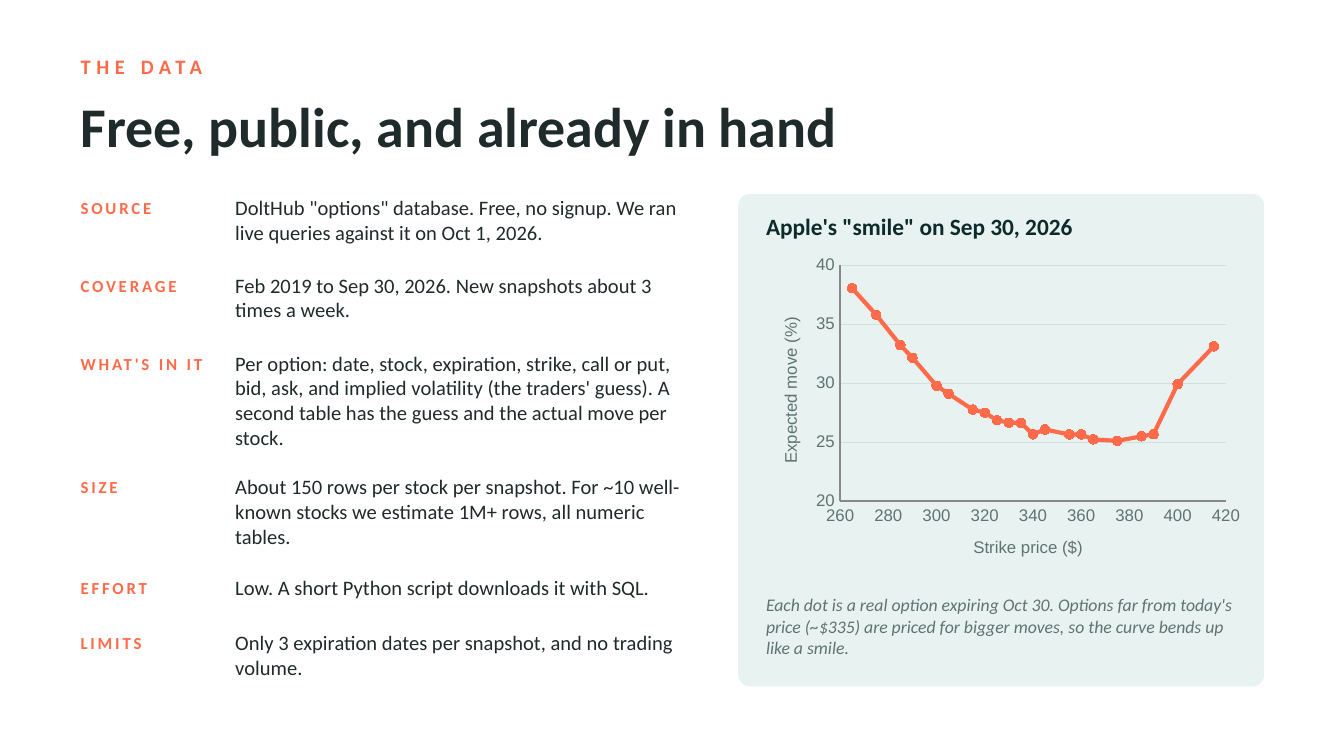
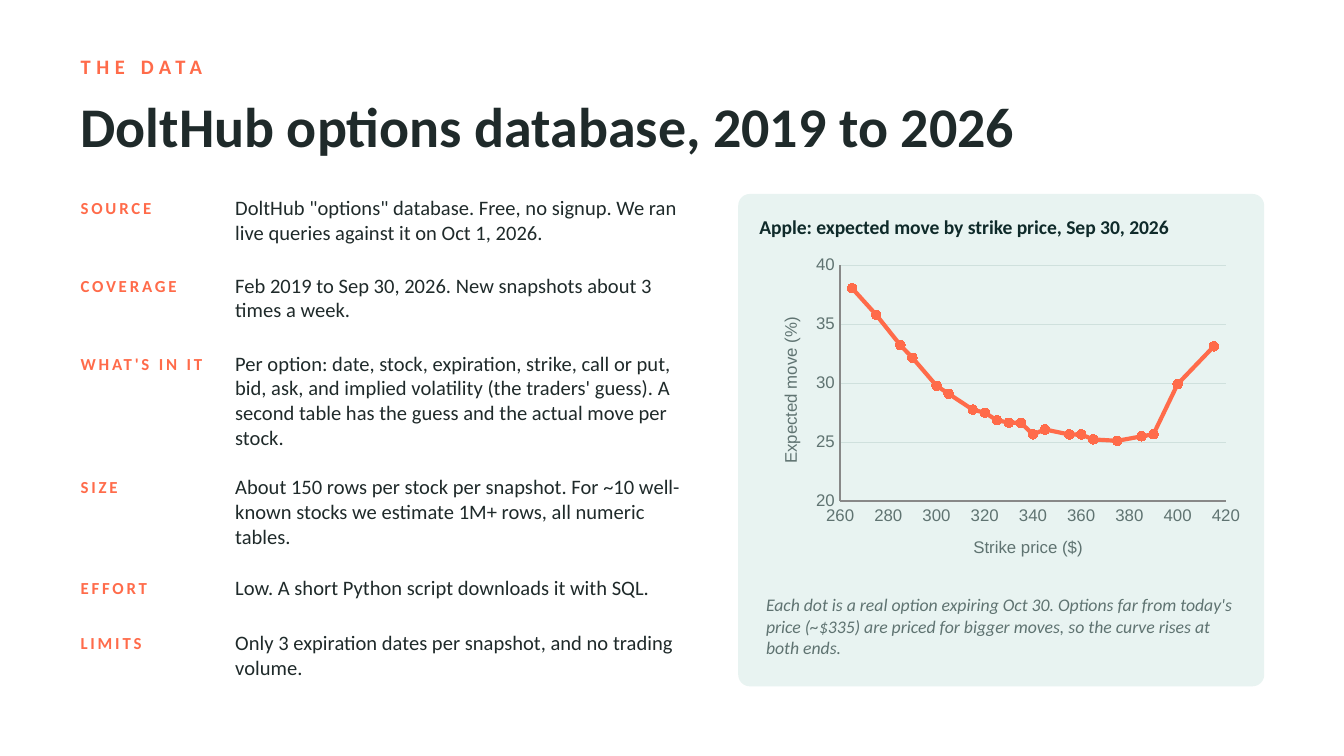
Before and after one commit to Iwas1512/UnDetermined-Data-Modeling, a slide deck: slide 3 of proposal.pptx. Drawn at 1344x756 pixels with LibreOffice and Linux fonts; fonts in the diff are those of the drawing. Boxes give left, top, right and bottom in pixels: in the first picture for what was removed or moved away, otherwise in the second. Text is boxed around its words. In the diff, an @@ line names an element or a change of style, - is before the commit and + after.

```diff
--- a/proposal.pptx
+++ b/proposal.pptx
@@ text at box(81, 107, 1014, 156): text changed @@
-Free, public, and already in hand
+DoltHub options database, 2019 to 2026
@@ text at box(759, 220, 1169, 237): text changed; size 12.5 to 10.5 pt @@
-Apple's "smile" on Sep 30, 2026
+Apple: expected move by strike price, Sep 30, 2026
@@ text at box(766, 598, 1232, 654): text changed @@
-Each dot is a real option expiring Oct 30. Options far from today's price (~$335) are priced for bigger moves, so the curve bends up like a smile.
+Each dot is a real option expiring Oct 30. Options far from today's price (~$335) are priced for bigger moves, so the curve rises at both ends.
```
Also in this commit, not shown: 4 other slides changed.
